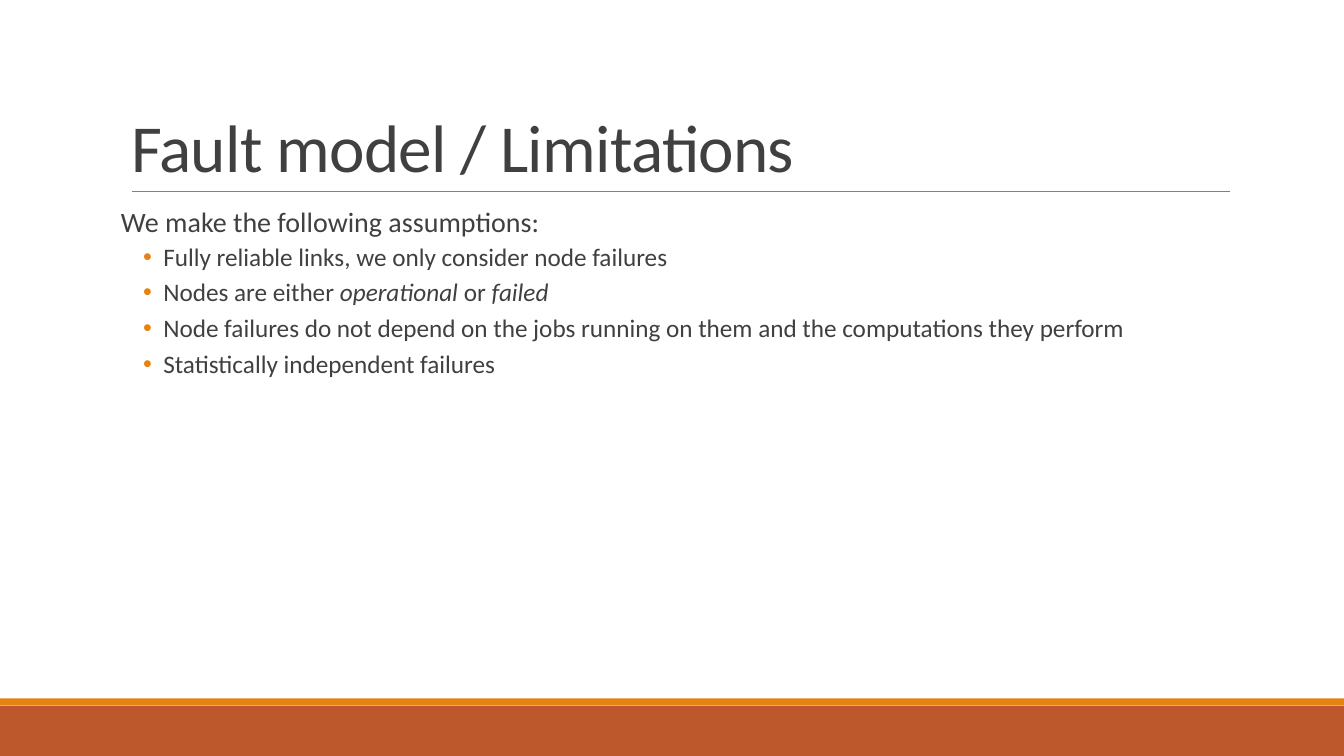
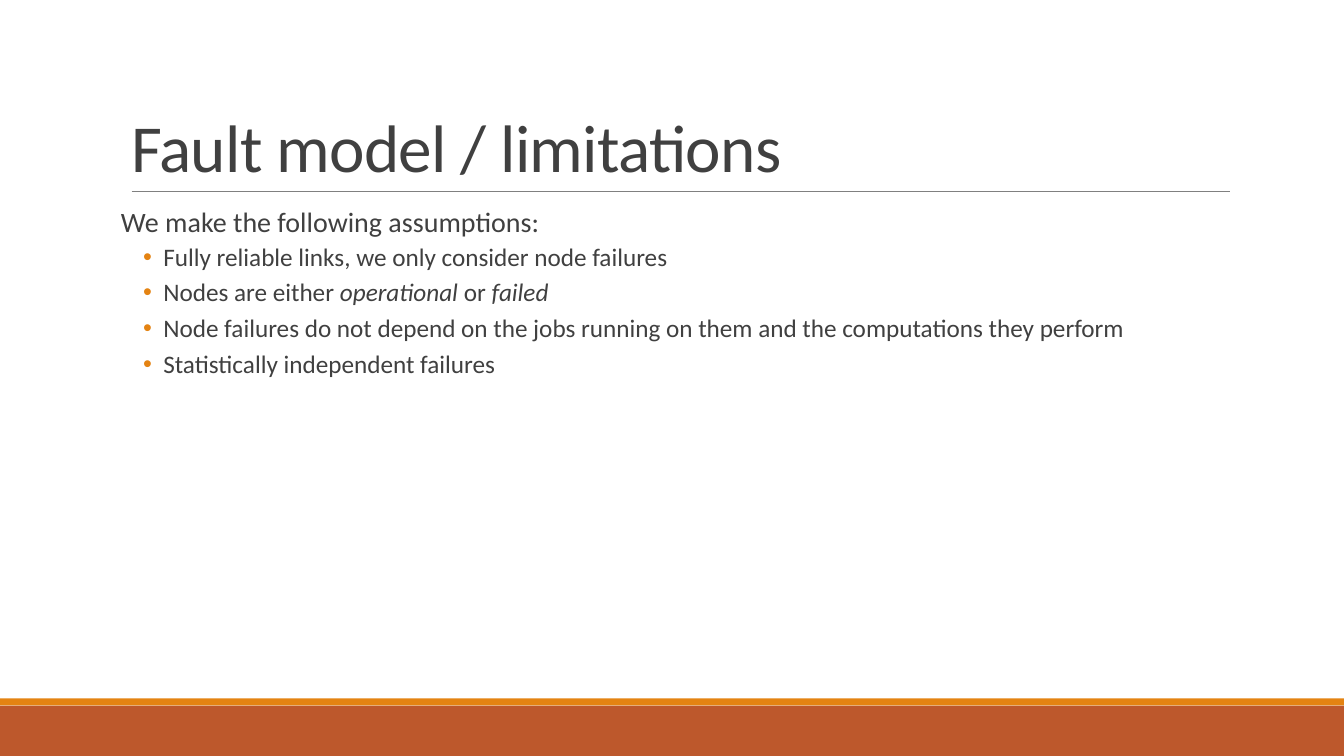
Before and after one commit to PStahl/master_thesis, a slide deck: slide 8 of presentation/presentation.pptx. Drawn at 1344x756 pixels with LibreOffice and Linux fonts; fonts in the diff are those of the drawing. Boxes give left, top, right and bottom in pixels: in the first picture for what was removed or moved away, otherwise in the second. Text is boxed around its words. In the diff, an @@ line names an element or a change of style, - is before the commit and + after.

```diff
--- a/presentation/presentation.pptx
+++ b/presentation/presentation.pptx
@@ title at <box>131,125,781,173</box>: text changed @@
-Fault model / Limitations
+Fault model / limitations
```
Also in this commit, not shown: 6 other slides changed, 2 slides added.
